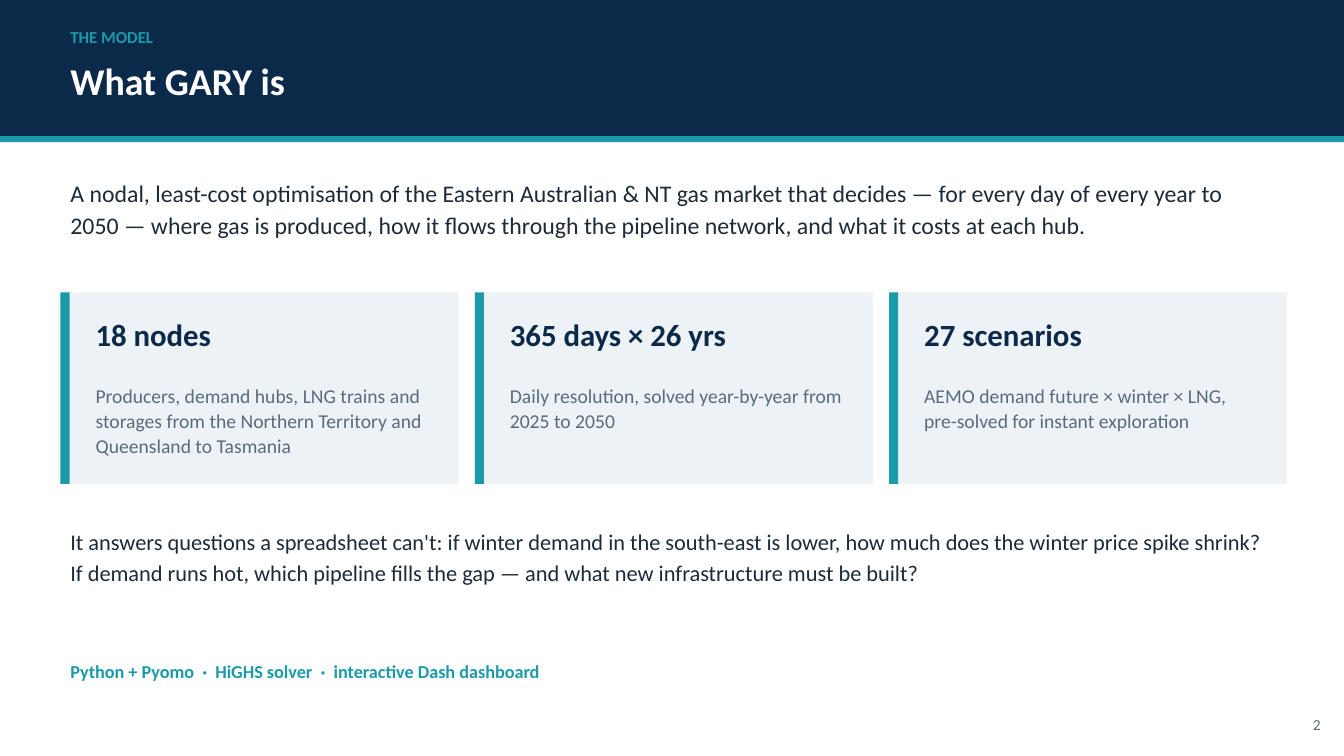
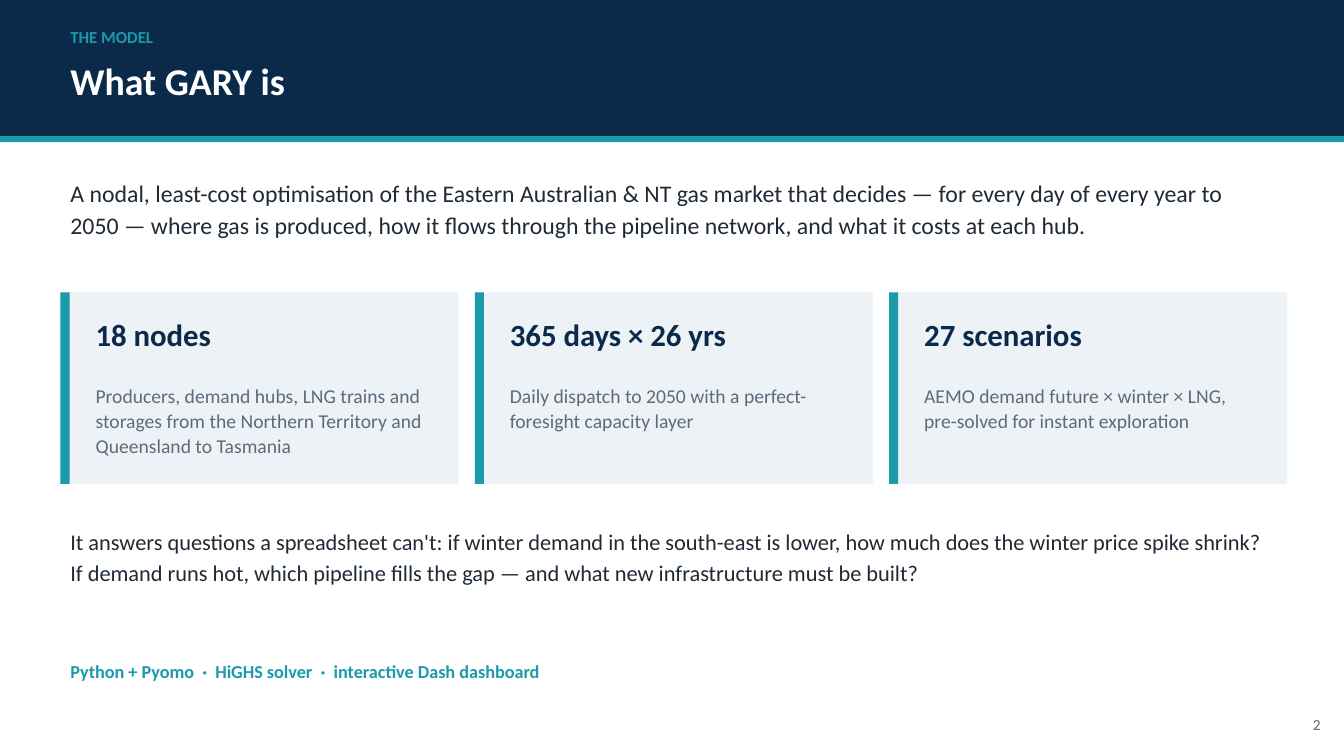
Before and after one commit to mhs795/GARY-gas-allocation-and-regional-yield, a slide deck: slide 2 of Building_GARY_with_AI.pptx. Drawn at 1344x756 pixels with LibreOffice and Linux fonts; fonts in the diff are those of the drawing. Boxes give left, top, right and bottom in pixels: in the first picture for what was removed or moved away, otherwise in the second. Text is boxed around its words. In the diff, an @@ line names an element or a change of style, - is before the commit and + after.

```diff
--- a/Building_GARY_with_AI.pptx
+++ b/Building_GARY_with_AI.pptx
@@ text at [510, 389, 806, 432]: text changed @@
-Daily resolution, solved year-by-year from 2025 to 2050
+Daily dispatch to 2050 with a perfect-foresight capacity layer
```
Also in this commit, not shown: 2 other files.
